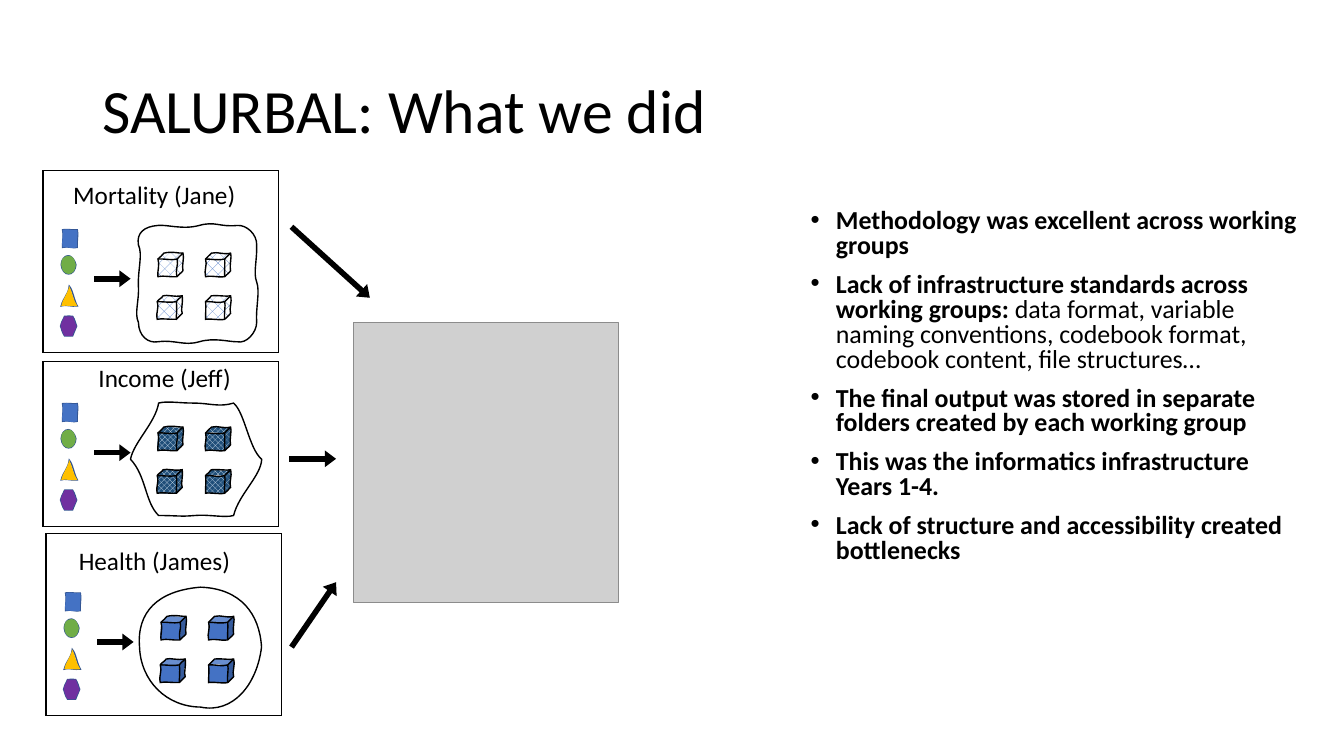
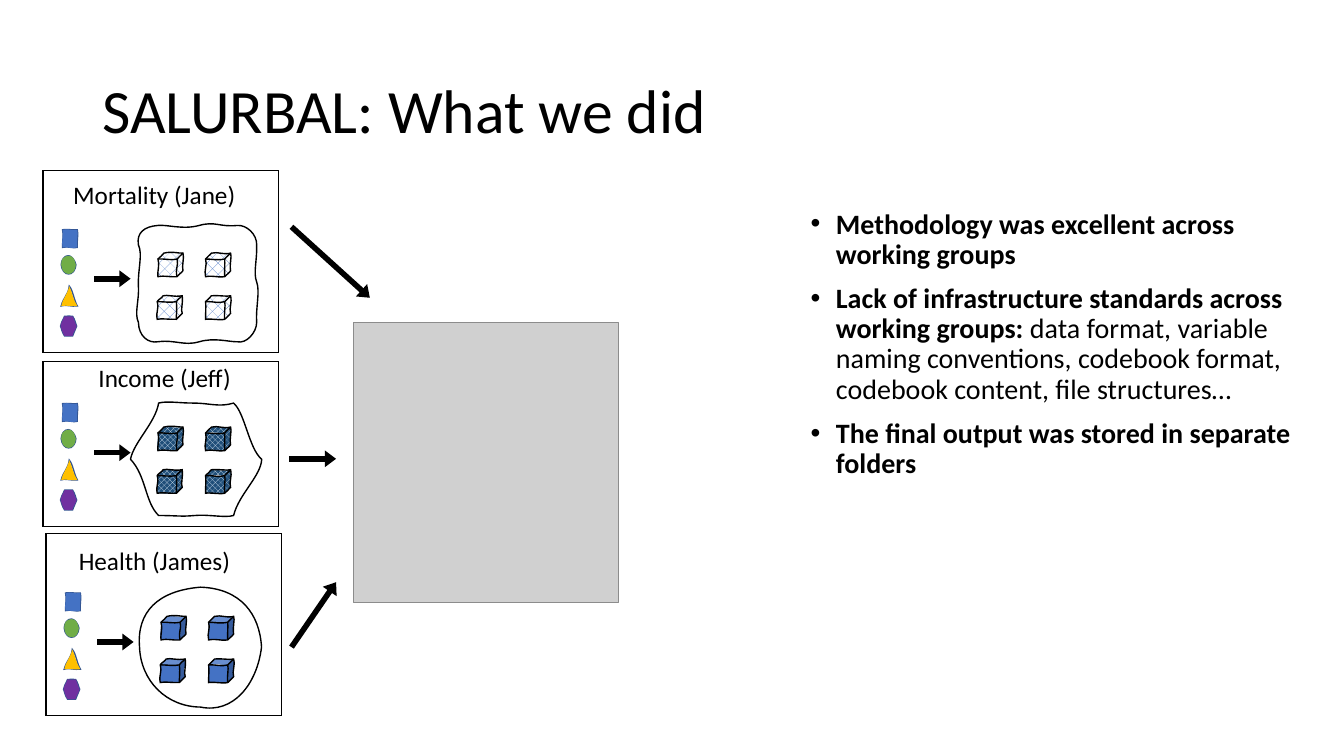
Before and after one commit to Drexel-UHC/analytics-corner, a slide deck: slide 5 of docs/blog/issues/3 - Help with grant informatics infrastructure language/ouputs/grant infrastructure slides for DMC 8-15-22.pptx. Drawn at 1344x756 pixels with LibreOffice and Linux fonts; fonts in the diff are those of the drawing; grey boxes stand for pictures. Boxes give left, top, right and bottom in pixels: in the first picture for what was removed or moved away, otherwise in the second. Text is boxed around its words. In the diff, an @@ line names an element or a change of style, - is before the commit and + after.

```diff
--- a/docs/blog/issues/3 - Help with grant informatics infrastructure language/ouputs/grant infrastructure slides for DMC 8-15-22.pptx
+++ b/docs/blog/issues/3 - Help with grant informatics infrastructure language/ouputs/grant infrastructure slides for DMC 8-15-22.pptx
@@ text at (836,214,1283,403): size 18.5 to 20 pt in "Methodology was excellent across working groups", "Lack of infrastructure standards across working groups: ..."; line spacing 0.8 to 0.9 @@
@@ text at (836,423,1291,474): text changed; size 18.5 to 20 pt @@
-• The final output was stored in separate folders created by each working group
-• This was the informatics infrastructure Years 1-4.
-• Lack of structure and accessibility created bottlenecks
+• The final output was stored in separate folders
```
Also in this commit, not shown: 10 other slides changed.
